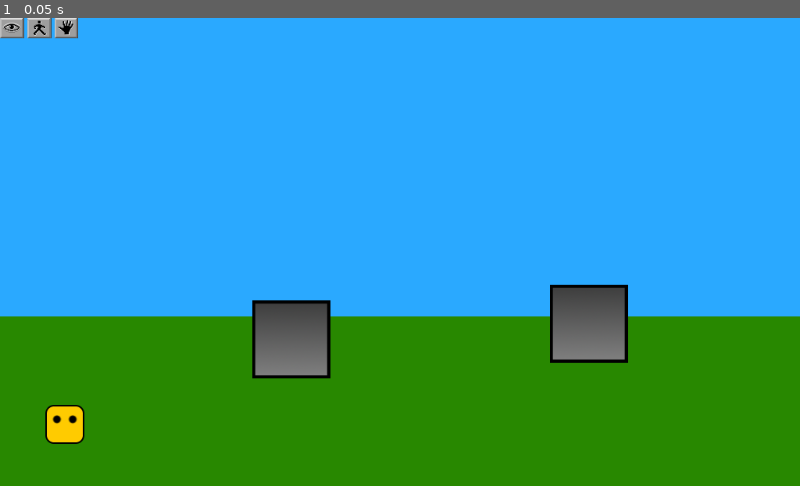
Above: before the commit, frame 1.
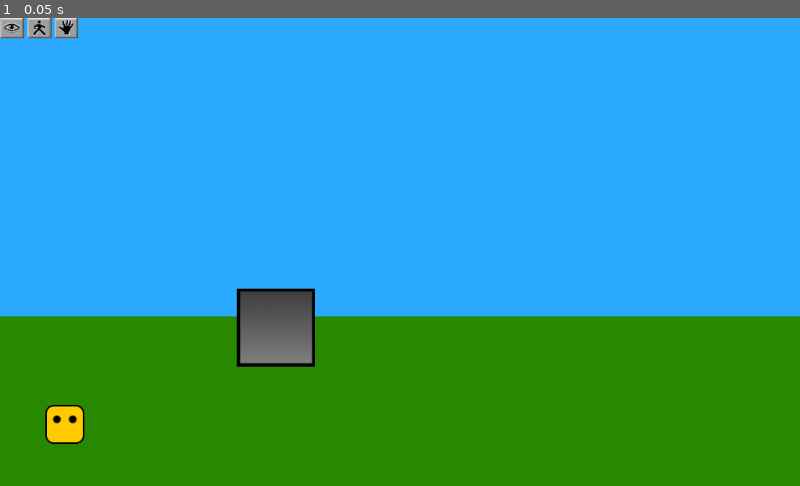
Above: after the commit, the same moment.

Repository: timdiggerm/Adventure
Game: Godot game, scene res://MainScene.tscn
Two runs of this game, one before a commit and one after it. Both use one fixed random seed, a clock stepped at 60 frames per second and the inputs below.
Inputs:
- Up to frame 1 (0.05 s): no input

The runs differ from the first frame. In frame 1, 3.0% of the frame differs, in the area x 29-79%, y 56-78%.

Commit message:
Replaced Object/AdvObject with AdvThing, redid some code to make collision boxes polygons, fixed issue where clicks were not registering

Diff:
--- a/ActionBar.tscn
+++ b/ActionBar.tscn
@@ -9,97 +9,31 @@
 [ext_resource path="res://images/handS.png" type="Texture" id=7]
 
 [node name="ActionBar" type="HBoxContainer"]
+script = ExtResource( 1 )
 
-anchor_left = 0.0
-anchor_top = 0.0
-anchor_right = 0.0
-anchor_bottom = 0.0
-rect_pivot_offset = Vector2( 0, 0 )
-rect_clip_content = false
-mouse_filter = 1
-mouse_default_cursor_shape = 0
-size_flags_horizontal = 1
-size_flags_vertical = 1
-alignment = 0
-script = ExtResource( 1 )
-_sections_unfolded = [ "Margin", "Material", "Transform", "Visibility", "Z Index" ]
-
-[node name="LookButton" type="TextureButton" parent="." index="0"]
-
-anchor_left = 0.0
-anchor_top = 0.0
-anchor_right = 0.0
-anchor_bottom = 0.0
+[node name="LookButton" type="TextureButton" parent="."]
 margin_right = 31.0
 margin_bottom = 26.0
-rect_pivot_offset = Vector2( 0, 0 )
-rect_clip_content = false
-focus_mode = 2
-mouse_filter = 0
-mouse_default_cursor_shape = 0
-size_flags_horizontal = 1
-size_flags_vertical = 1
-toggle_mode = false
-enabled_focus_mode = 2
-shortcut = null
-group = null
 texture_normal = ExtResource( 2 )
 texture_pressed = ExtResource( 3 )
 stretch_mode = 5
-_sections_unfolded = [ "Margin", "Rect", "Textures" ]
 
-[node name="WalkButton" type="TextureButton" parent="." index="1"]
-
-anchor_left = 0.0
-anchor_top = 0.0
-anchor_right = 0.0
-anchor_bottom = 0.0
+[node name="WalkButton" type="TextureButton" parent="."]
 margin_left = 35.0
 margin_right = 66.0
 margin_bottom = 26.0
-rect_pivot_offset = Vector2( 0, 0 )
-rect_clip_content = false
-focus_mode = 2
-mouse_filter = 0
-mouse_default_cursor_shape = 0
-size_flags_horizontal = 1
-size_flags_vertical = 1
-toggle_mode = false
-enabled_focus_mode = 2
-shortcut = null
-group = null
 texture_normal = ExtResource( 4 )
 texture_pressed = ExtResource( 5 )
 stretch_mode = 5
-_sections_unfolded = [ "Focus", "Hint", "Mouse", "Rect", "Size Flags", "Textures" ]
 
-[node name="HandButton" type="TextureButton" parent="." index="2"]
-
-anchor_left = 0.0
-anchor_top = 0.0
-anchor_right = 0.0
-anchor_bottom = 0.0
+[node name="HandButton" type="TextureButton" parent="."]
 margin_left = 70.0
 margin_right = 100.0
 margin_bottom = 26.0
-rect_pivot_offset = Vector2( 0, 0 )
-rect_clip_content = false
-focus_mode = 2
-mouse_filter = 0
-mouse_default_cursor_shape = 0
-size_flags_horizontal = 1
-size_flags_vertical = 1
-toggle_mode = false
-enabled_focus_mode = 2
-shortcut = null
-group = null
 texture_normal = ExtResource( 6 )
 texture_pressed = ExtResource( 7 )
 stretch_mode = 5
-_sections_unfolded = [ "Anchor", "Margin", "Rect", "Textures" ]
 
 [connection signal="pressed" from="LookButton" to="." method="_on_LookButton_pressed"]
-
 [connection signal="pressed" from="WalkButton" to="." method="_on_WalkButton_pressed"]
-
 [connection signal="pressed" from="HandButton" to="." method="_on_HandButton_pressed"]
--- /dev/null
+++ b/AdvThing.gd
@@ -0,0 +1,44 @@
+extends KinematicBody2D
+
+class_name AdvThing
+
+signal message(msg)
+
+var hh : float
+var stationary : bool;
+
+func _ready():
+	stationary = true;
+	add_to_group("Entities")
+	set_init_hh()
+
+func _process(delta):
+	update_z()
+
+func get_collision_shape() -> PoolVector2Array:
+	return (get_node("CollisionPoly") as CollisionPolygon2D).get_polygon()
+
+func get_collision_box() -> CollisionPolygon2D:
+	return get_node("CollisionPoly") as CollisionPolygon2D
+
+func _on_ClickBox_clicked() -> void:
+	#print("HELLO")
+	match global.cursor_state:
+		global.CURSOR_STATES.WALK:
+			pass
+		global.CURSOR_STATES.HAND:
+			pass
+		global.CURSOR_STATES.LOOK:
+			emit_signal("message", "You see the object")
+		global.CURSOR_STATES.SMELL:
+			pass
+		global.CURSOR_STATES.TASTE:
+			pass
+		global.CURSOR_STATES.LISTEN:
+			pass
+
+func update_z() -> void:
+	z_index = -(global.height - self.global_position.y - hh)
+
+func set_init_hh() -> void:
+	hh = (get_child(2) as Sprite).get_texture().get_height()/2
--- /dev/null
+++ b/AdvThing.tscn
@@ -0,0 +1,21 @@
+[gd_scene load_steps=4 format=2]
+
+[ext_resource path="res://AdvThing.gd" type="Script" id=1]
+[ext_resource path="res://ClickBox.gd" type="Script" id=2]
+[ext_resource path="res://images/obj.png" type="Texture" id=3]
+
+[node name="AdvThing" type="KinematicBody2D"]
+script = ExtResource( 1 )
+
+[node name="CollisionPoly" type="CollisionPolygon2D" parent="."]
+polygon = PoolVector2Array( -50, 50, 50, 50, 40, 40, -40, 40 )
+
+[node name="ClickBox" type="Area2D" parent="."]
+script = ExtResource( 2 )
+
+[node name="ClickPoly" type="CollisionPolygon2D" parent="ClickBox"]
+polygon = PoolVector2Array( -50, -50, 50, -50, 50, 50, -50, 50 )
+
+[node name="Sprite" type="Sprite" parent="."]
+texture = ExtResource( 3 )
+[connection signal="clicked" from="ClickBox" to="." method="_on_ClickBox_clicked"]
--- a/MainScene.gd
+++ b/MainScene.gd
@@ -22,6 +22,7 @@
 #input handling, if no gui elements have handled the event
 func _unhandled_input(event):
 	if event is InputEventMouseButton and not event.pressed:
+		#print("MainScene Handler")
 		if global.cursor_state == global.CURSOR_STATES.WALK:
 			player.new_path(nav_system.get_nav_path(player.global_position,event.position))
 
--- a/MainScene.tscn
+++ b/MainScene.tscn
@@ -6,8 +6,8 @@
 [ext_resource path="res://images/bg.png" type="Texture" id=4]
 [ext_resource path="res://Background.gd" type="Script" id=5]
 [ext_resource path="res://Player.tscn" type="PackedScene" id=6]
-[ext_resource path="res://AdvObject.tscn" type="PackedScene" id=7]
-[ext_resource path="res://Dialog.tscn" type="PackedScene" id=8]
+[ext_resource path="res://Dialog.tscn" type="PackedScene" id=7]
+[ext_resource path="res://AdvThing.tscn" type="PackedScene" id=8]
 
 [node name="MainScene" type="Node"]
 script = ExtResource( 1 )
@@ -26,10 +26,7 @@
 [node name="Player" parent="." instance=ExtResource( 6 )]
 position = Vector2( 82.9828, 521.023 )
 
-[node name="Object" parent="." instance=ExtResource( 7 )]
-position = Vector2( 753.647, 391.788 )
+[node name="Dialog" parent="." instance=ExtResource( 7 )]
 
-[node name="Object2" parent="." instance=ExtResource( 7 )]
-position = Vector2( 372.742, 412.193 )
-
-[node name="Dialog" parent="." instance=ExtResource( 8 )]
+[node name="AdvThing" parent="." instance=ExtResource( 8 )]
+position = Vector2( 353.404, 396.559 )
--- a/NavigationSystem.gd
+++ b/NavigationSystem.gd
@@ -17,11 +17,11 @@
 func get_nav_path(obj1 : Vector2, obj2 : Vector2) -> PoolVector2Array:
 	return characterNav.get_simple_path(obj1,obj2)
 
-func add_collision_box(obj : AdvObject) -> void:
+func add_collision_box(obj : AdvThing) -> void:
 	var points = []
 	var box = obj.get_collision_box()
 	var shape = obj.get_collision_shape()
-	if shape.get_class() == "RectangleShape2D":
+	if shape is RectangleShape2D:
 		points.append(box.global_position + Vector2(shape.extents.x, shape.extents.y) * box.scale * 1.5)
 		points.append(box.global_position + Vector2(-shape.extents.x, shape.extents.y) * box.scale * 1.5)
 		points.append(box.global_position + Vector2(-shape.extents.x, -shape.extents.y) * box.scale * 1.5)
--- a/project.godot
+++ b/project.godot
@@ -14,6 +14,11 @@
 "language": "GDScript",
 "path": "res://AdvObject.gd"
 }, {
+"base": "KinematicBody2D",
+"class": "AdvThing",
+"language": "GDScript",
+"path": "res://AdvThing.gd"
+}, {
 "base": "Node2D",
 "class": "NavigationSystem",
 "language": "GDScript",
@@ -26,6 +31,7 @@
 } ]
 _global_script_class_icons={
 "AdvObject": "",
+"AdvThing": "",
 "NavigationSystem": "",
 "Player": ""
 }
